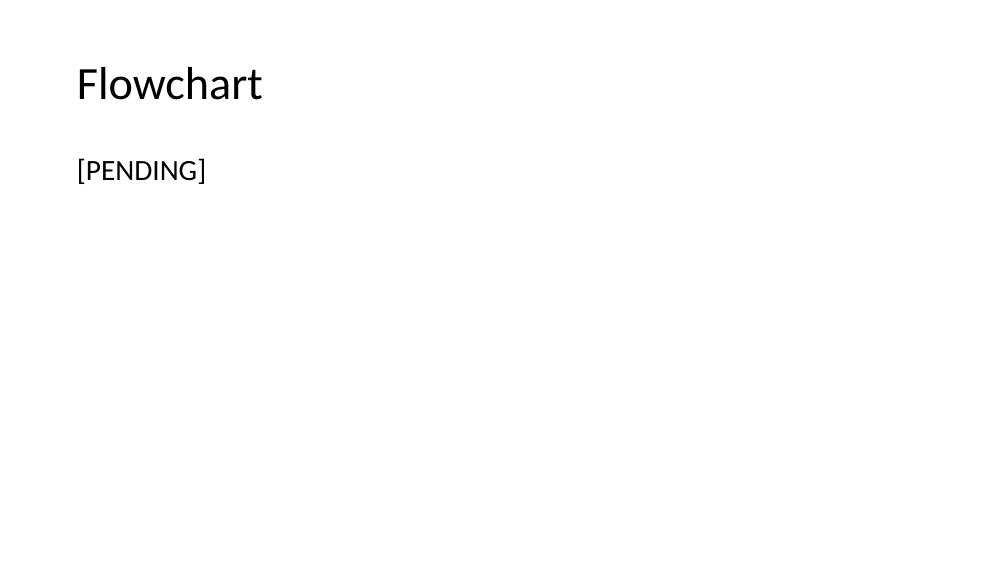
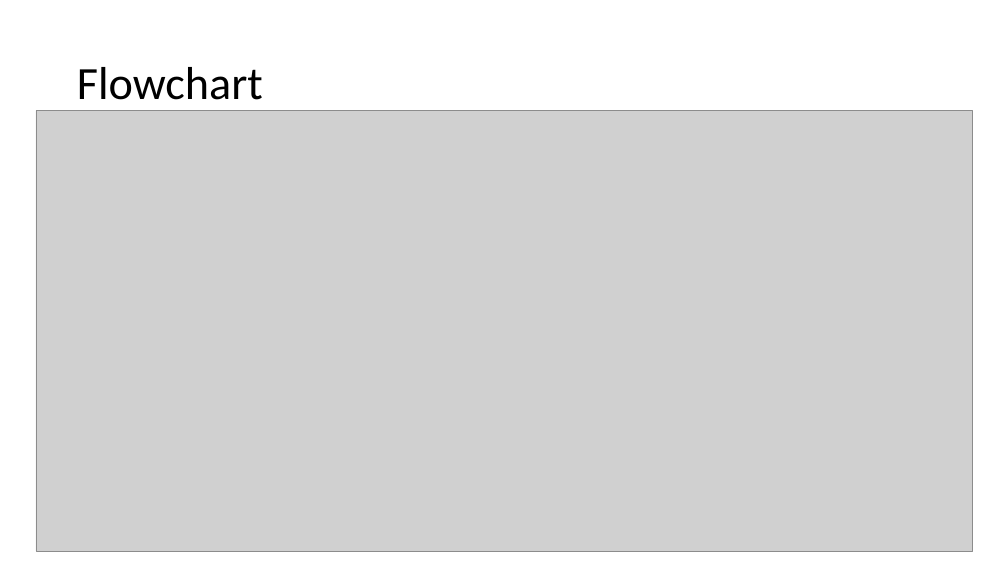
Before and after one commit to yousefakbar/nmap_scanner, a slide deck: slide 4 of Nmapscanner_Presentation.pptx. Drawn at 1008x567 pixels with LibreOffice and Linux fonts; fonts in the diff are those of the drawing; grey boxes stand for pictures. Boxes give left, top, right and bottom in pixels: in the first picture for what was removed or moved away, otherwise in the second. Text is boxed around its words. In the diff, an @@ line names an element or a change of style, - is before the commit and + after.

```diff
--- a/Nmapscanner_Presentation.pptx
+++ b/Nmapscanner_Presentation.pptx
@@ picture added at [36, 110, 972, 551] @@
@@ text removed at [77, 158, 206, 184] @@
-[PENDING]
```
Also in this commit, not shown: 2 other slides changed.
